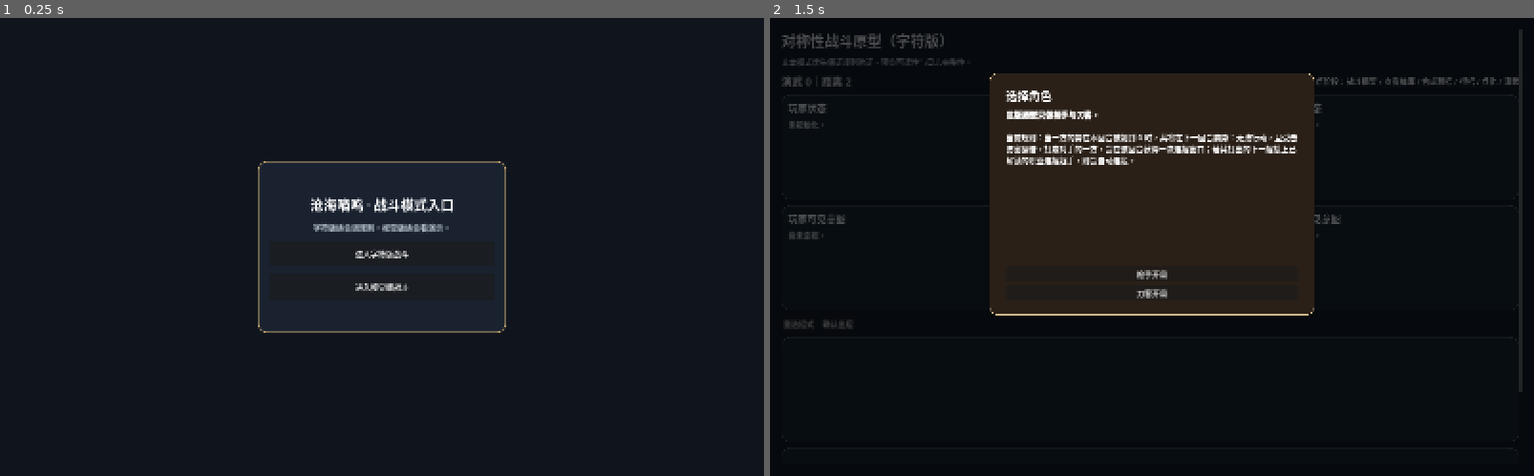
Above: before the commit, frames 1-2 (left to right).
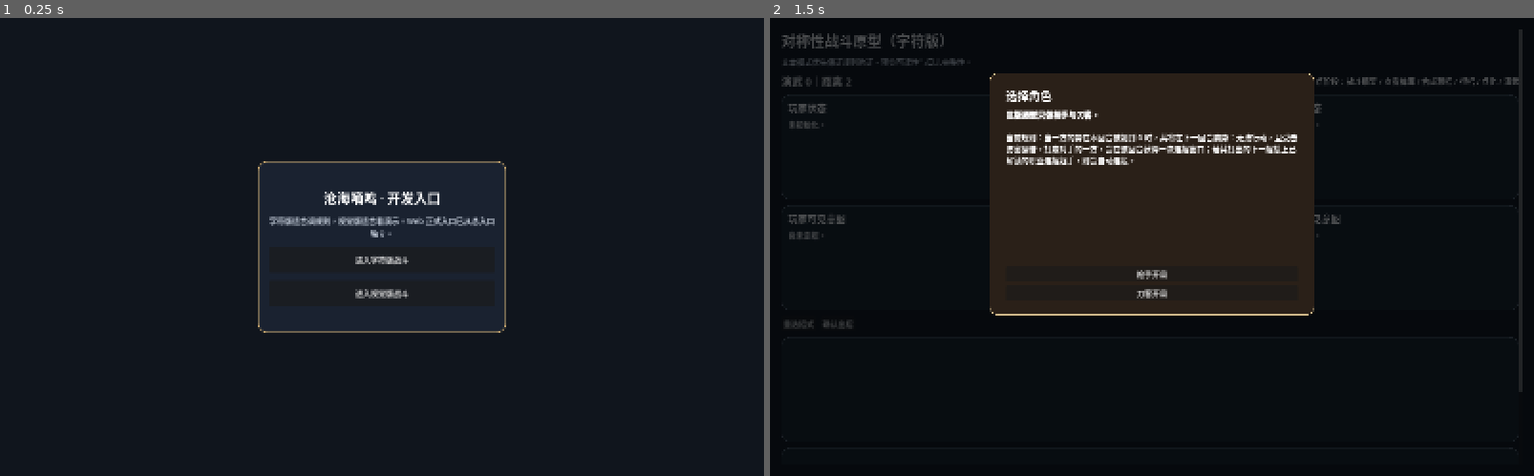
Above: after the commit, the same moments.

Repository: chengquansen-comments/canghaidiming
Game: Godot game, scene res://scenes/Main.tscn
The game is run twice, just before and just after one commit, with the same random seed, the same clock (stepped at 60 frames per second) and the same inputs.
Inputs:
- Up to frame 1 (0.25 s): no input
- Up to frame 2 (1.5 s): click "进入字符版战斗" at 0.5 s; click "重选招式" at 1.25 s

The runs differ from the first frame. In frame 1, 1.6% of the frame differs, in the area x 35-65%, y 37-62%; in frame 2, nothing differs.
Error in both runs: Invalid assignment of property or key 'disabled' with value of type 'bool' on a base object of type 'Nil'. (res://scripts/battle_controller_text_ui.gd:321)

Commit message:
Keep desktop launcher focused on development mode selection

Diff:
--- a/scripts/main_mode_launcher.gd
+++ b/scripts/main_mode_launcher.gd
@@ -1,9 +1,6 @@
 extends Control
 
 func _ready() -> void:
-	if OS.has_feature("web"):
-		get_tree().change_scene_to_file("res://scenes/MainWeb.tscn")
-		return
 	_build_ui()
 
 func _build_ui() -> void:
@@ -40,14 +37,16 @@
 	panel.add_child(box)
 
 	var title := Label.new()
-	title.text = "沧海嘀鸣 · 战斗模式入口"
+	title.text = "沧海嘀鸣 · 开发入口"
 	title.horizontal_alignment = HORIZONTAL_ALIGNMENT_CENTER
 	title.add_theme_font_size_override("font_size", 28)
 	box.add_child(title)
 
 	var subtitle := Label.new()
-	subtitle.text = "字符版适合调规则，视觉版适合看演示。"
+	subtitle.text = "字符版适合调规则，视觉版适合看演示。Web 正式入口已从总入口独立。"
 	subtitle.horizontal_alignment = HORIZONTAL_ALIGNMENT_CENTER
+	subtitle.autowrap_mode = TextServer.AUTOWRAP_WORD_SMART
+	subtitle.custom_minimum_size = Vector2(420, 0)
 	subtitle.modulate = Color("c9d2df")
 	box.add_child(subtitle)
 
